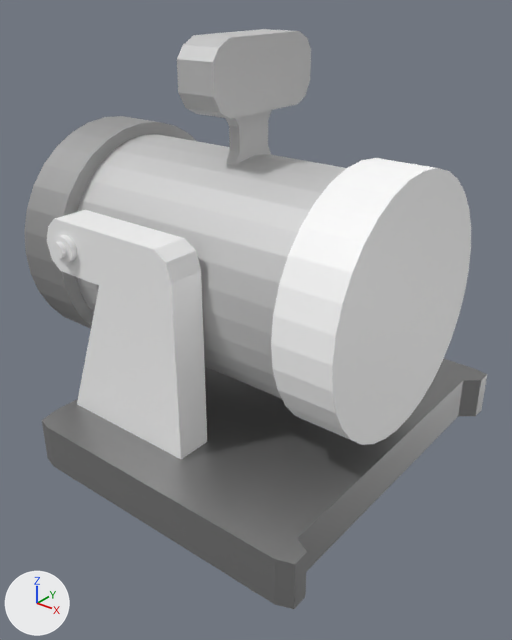
The Blender file 01-Models/punch.blend as it was, and as the next commit left it.
Camera for both pictures: a camera (50 mm lens) standing at (3.82, -5.12, 5.45) and looking at (-0.17, -0.14, 2.36). Arrows for +X, +Y and +Z are at lower left; the lights stay in place.
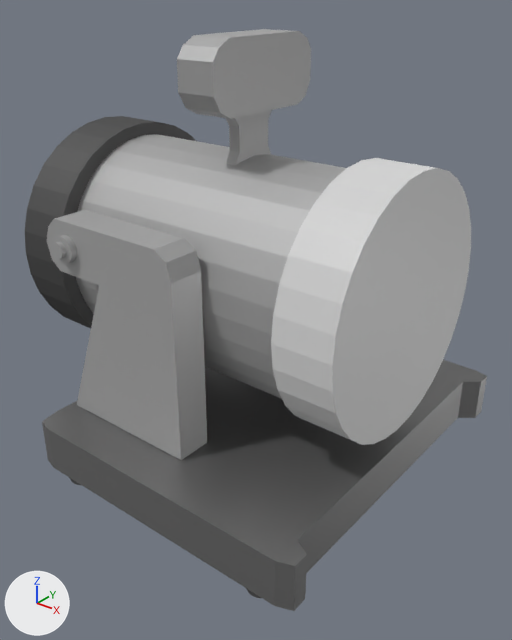
The newer file is also turned or shifted as a whole; pictures and numbers use the older file's frame.

Where the change shows, as pixel boxes [x1, y1, x2, y2] in the pictures (512 x 640 px):
'Plane.001', moved: before [42, 359, 487, 609]; after [42, 360, 487, 611]
'Cylinder.006', recoloured (white to grey): [271, 158, 471, 445] in both
'Cylinder.003', recoloured: [76, 134, 346, 399] in both
'Plane.003', recoloured: [47, 210, 207, 460] in both
'Cube', recoloured: [177, 29, 311, 119] in both
'Cylinder.005', recoloured: [25, 116, 196, 328] in both
'Plane.004', recoloured: [226, 110, 271, 166] in both
'Cylinder.008', recoloured: [54, 235, 77, 263] in both
'Cylinder.007', recoloured: [52, 242, 67, 259] in both

The change, as a list of edits to the scene's bpy script:
```text
Change mat_material_009:
    where n2 = _N.new('ShaderNodeBsdfDiffuse'); n2.name = 'Diffuse BSDF'
    n2.inputs[0].default_value: (0.638, 0.638, 0.638, 1.0) -> (0.296, 0.296, 0.296, 1.0)  # 'Color', light grey #d1d1d1 -> 'Color', grey #949494
Change mat_material_006:
    where n2 = _N.new('ShaderNodeBsdfDiffuse'); n2.name = 'Diffuse BSDF'
    n2.inputs[0].default_value: (1.0, 1.0, 1.0, 1.0) -> (0.393, 0.393, 0.393, 1.0)  # 'Color', white #ffffff -> 'Color', grey #a8a8a8
Change mat_material_008:
    where n2 = _N.new('ShaderNodeBsdfDiffuse'); n2.name = 'Diffuse BSDF'
    n2.inputs[0].default_value: (1.0, 1.0, 1.0, 1.0) -> (0.698, 0.698, 0.698, 1.0)  # 'Color', white #ffffff -> 'Color', light grey #dadada
Change mat_material_007:
    where n3 = _N.new('ShaderNodeBsdfAnisotropic'); n3.name = 'Glossy BSDF'
    add n3.inputs[0].default_value = (0.24, 0.24, 0.24, 1.0)  # 'Color', grey #868686
Change ob_plane_001:
    ob_plane_001.location: (0.0, -0.01, 1.01) -> (0.0, -0.01, 0.99)
```
